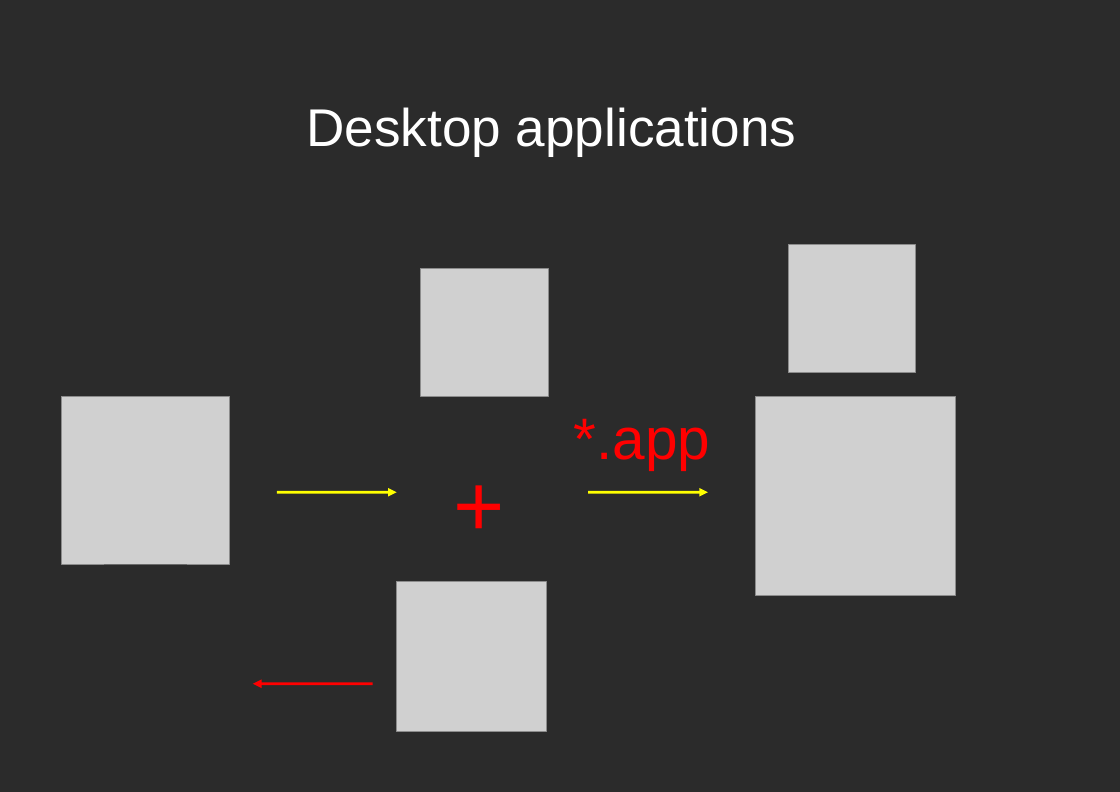
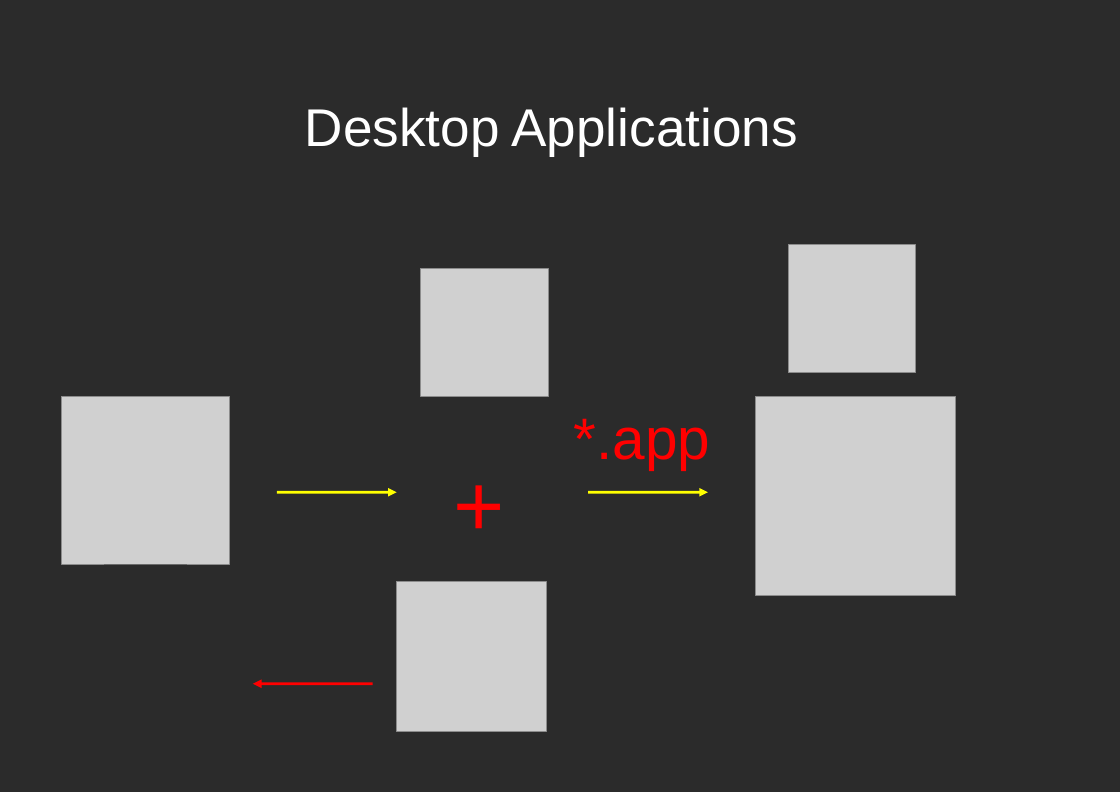
Before and after one commit to dodikk/iOS-articles, a slide deck: slide 12 of 3-iContiniousIntegration/ciPresentation.odp. Drawn at 1120x792 pixels with LibreOffice and Linux fonts; fonts in the diff are those of the drawing; grey boxes stand for pictures; background and template pictures are left out; a plain dark background stands for a picture behind light text. Boxes give left, top, right and bottom in pixels: in the first picture for what was removed or moved away, otherwise in the second. Text is boxed around its words. In the diff, an @@ line names an element or a change of style, - is before the commit and + after.

```diff
--- a/3-iContiniousIntegration/ciPresentation.odp
+++ b/3-iContiniousIntegration/ciPresentation.odp
@@ title at (305, 107, 798, 157): text changed @@
-Desktop applications
+Desktop Applications
```
Also in this commit, not shown: 22 other slides changed, 1 slide added, 1 slide removed, 2 other files.
